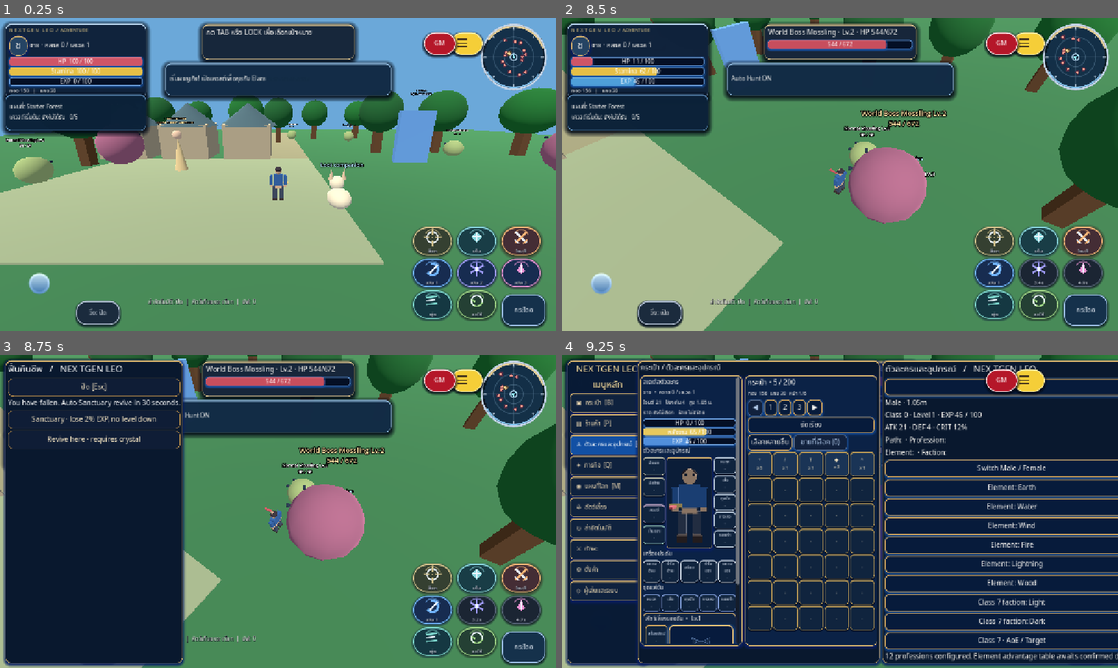
Above: before the commit, frames 1-4 (two rows, left to right).
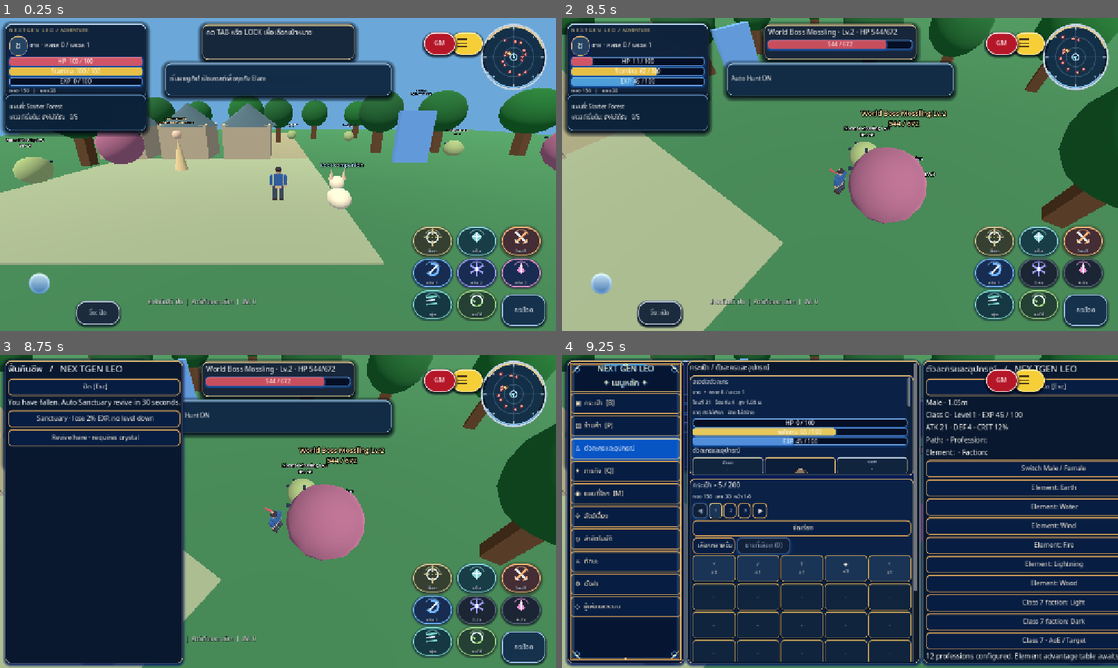
Above: after the commit, the same moments.

Repository: redfullmoon209-debug/NexTgenLeo
Game: Godot game, scene res://scenes/main.tscn
Same seed, same stepped clock (60 frames per second), same inputs: the game is played once before the commit and once after it.
Inputs (mouse positions are in pixels of both pictures, inside the frame that each line leads up to):
- Up to frame 1 (0.25 s): no input
- Up to frame 2 (8.5 s): click "กระโดด" at 0.5 s; tap Enter at 1.25 s; move the mouse to (962, 158) at 1.27 s; hold D 1.28-2 s; tap Tab at 1.35 s; click (962, 158) at 1.42 s; tap Space at 1.52, 4.52, 7.52 s; drag from (728, 190) to (812, 237) at 2.02 s; move the mouse to (895, 105) at 2.77 s; hold D 2.78-3.5 s; tap 1 at 2.85 s; click (895, 105) at 2.92 s; drag from (812, 237) to (673, 127) at 3.52 s; move the mouse to (1006, 221) at 4.27 s; hold A 4.28-5 s; tap 3 at 4.35 s; click (1006, 221) at 4.42 s; drag from (673, 127) to (756, 96) at 5.02 s; move the mouse to (867, 174) at 5.77 s; hold S 5.78-6.5 s; tap H at 5.85 s; click (867, 174) at 5.92 s; drag from (756, 96) to (728, 190) at 6.52 s; move the mouse to (962, 158) at 7.27 s; hold W 7.28-8 s; tap B at 7.35 s; click (962, 158) at 7.42 s; drag from (728, 190) to (812, 237) at 8.02 s
- Up to frame 3 (8.75 s): no input
- Up to frame 4 (9.25 s): move the mouse to (895, 442) at 8.77 s; hold S from 8.78 s (still down); tap C at 8.85 s; click (895, 442) at 8.92 s

Frames 1-2 are identical in both runs. In frame 3, 1.8% of the frame differs, in the area x 1-33%, y 7-30%; in frame 4, 34%, in the area x 1-100%, y 1-100%.

Commit message:
Widen left navigation and style active sapphire buttons, golden titles and native-resolution trim

Diff:
--- a/scripts/gameplay.gd
+++ b/scripts/gameplay.gd
@@ -395,13 +395,48 @@
 	var style := StyleBoxFlat.new()
 	style.bg_color = bg
 	style.border_color = border
-	style.set_border_width_all(1)
+	style.set_border_width_all(2)
+	style.border_width_top = 3
 	style.set_corner_radius_all(radius)
-	style.content_margin_left = 12
-	style.content_margin_right = 12
-	style.content_margin_top = 8
-	style.content_margin_bottom = 8
+	style.shadow_color = Color("#164B9970")
+	style.shadow_size = 5
+	style.shadow_offset = Vector2(0, 2)
+	style.content_margin_left = 10
+	style.content_margin_right = 10
+	style.content_margin_top = 6
+	style.content_margin_bottom = 6
 	return style
+
+func _royal_button_style(selected: bool, hover: bool = false) -> StyleBoxFlat:
+	var bg := Color("#0754C5") if selected else Color("#071D42")
+	if hover:
+		bg = Color("#116DDB") if selected else Color("#153E83")
+	var border := Color("#FFE3A0") if selected or hover else Color("#C89855")
+	var style := _style(bg, border, 9)
+	style.border_width_top = 3
+	style.shadow_color = Color("#167AFFA9") if selected else Color("#071B4170")
+	style.shadow_size = 9 if selected else 5
+	style.content_margin_left = 11
+	style.content_margin_right = 5
+	return style
+
+func _add_royal_trim(target: PanelContainer) -> void:
+	# Scalable ornamental corners stay sharp without requiring a bitmap UI.
+	var decoration := Control.new()
+	decoration.set_script(load("res://scripts/royal_ui_trim.gd"))
+	decoration.name = "SapphireGoldFrame"
+	decoration.mouse_filter = Control.MOUSE_FILTER_IGNORE
+	target.add_child(decoration)
+	decoration.set_anchors_and_offsets_preset(Control.PRESET_FULL_RECT)
+
+func _royal_heading(caption: String, font_size: int = 14) -> Label:
+	var heading := _label("✦  " + caption, font_size)
+	heading.add_theme_color_override("font_color", Color("#FFE3A1"))
+	heading.add_theme_color_override("font_shadow_color", Color("#06377F"))
+	heading.add_theme_constant_override("shadow_offset_x", 1)
+	heading.add_theme_constant_override("shadow_offset_y", 1)
+	heading.set_meta("leo_fantasy_skin", true)
+	return heading
 
 func _label(text: String, size := 16) -> Label:
 	var label := Label.new()
@@ -415,10 +450,16 @@
 	button.mouse_filter = Control.MOUSE_FILTER_STOP
 	button.text = text
 	button.custom_minimum_size = Vector2(74, 40)
-	button.add_theme_stylebox_override("normal", _style(Color("101d36f3"), Color("b48a49")))
-	button.add_theme_stylebox_override("hover", _style(Color("163b70"), Color("e7c478")))
-	button.add_theme_stylebox_override("pressed", _style(Color("174b91"), Color("ffde8a")))
-	button.add_theme_color_override("font_color", Color("f8e8c5"))
+	button.add_theme_stylebox_override("normal", _royal_button_style(false))
+	button.add_theme_stylebox_override("hover", _royal_button_style(false, true))
+	button.add_theme_stylebox_override("pressed", _royal_button_style(true))
+	button.add_theme_stylebox_override("disabled", _style(Color("#102039"), Color("#475D7D")))
+	button.add_theme_color_override("font_color", Color("#F8EDDA"))
+	button.add_theme_color_override("font_hover_color", Color("#FFFFFF"))
+	button.add_theme_color_override("font_pressed_color", Color("#FFFFFF"))
+	button.add_theme_color_override("font_disabled_color", Color("#899CB8"))
+	button.add_theme_font_size_override("font_size", 15)
+	button.set_meta("leo_fantasy_skin", true)
 	button.pressed.connect(callback)
 	(parent if parent != null else world.hud).add_child(button)
 	return button
@@ -458,7 +499,7 @@
 	player_dropdown.z_index = 91
 	player_dropdown.mouse_filter = Control.MOUSE_FILTER_STOP
 	player_dropdown.set_meta("leo_fantasy_skin", true)
-	player_dropdown.add_theme_stylebox_override("panel", _silver_panel_style(11, Color("081a34f8")))
+	player_dropdown.add_theme_stylebox_override("panel", _silver_panel_style(12, Color("#061632FD")))
 	world.hud.add_child(player_dropdown)
 	var scroll := ScrollContainer.new()
 	scroll.name = "DropdownScroll"
@@ -469,10 +510,20 @@
 	player_dropdown_column.size_flags_horizontal = Control.SIZE_EXPAND_FILL
 	player_dropdown_column.add_theme_constant_override("separation", 3)
 	scroll.add_child(player_dropdown_column)
-	var title := _label("NEX TGEN LEO\nเมนูหลัก", 17)
-	title.add_theme_color_override("font_color", Color("f6d991"))
+	var title := _label("NEXT GEN LEO\n✦ เมนูหลัก ✦", 19)
+	title.add_theme_color_override("font_color", Color("#FFE3A1"))
+	title.add_theme_color_override("font_shadow_color", Color("#2379D1"))
+	title.add_theme_constant_override("shadow_offset_x", 1)
+	title.add_theme_constant_override("shadow_offset_y", 1)
+	title.set_meta("leo_fantasy_skin", true)
 	title.horizontal_alignment = HORIZONTAL_ALIGNMENT_CENTER
 	player_dropdown_column.add_child(title)
+	var title_rule := ColorRect.new()
+	title_rule.name = "RoyalMenuHeadingDivider"
+	title_rule.color = Color("#DBB36C")
+	title_rule.custom_minimum_size = Vector2(0, 2)
+	title_rule.mouse_filter = Control.MOUSE_FILTER_IGNORE
+	player_dropdown_column.add_child(title_rule)
 	var specs := [
 		["Bag", "▣", "[B]"],
 		["Shop", "▤", "[P]"],
@@ -487,18 +538,23 @@
 	]
 	for spec in specs:
 		var menu_id: String = str(spec[0])
-		var title_text: String = "  %s  %s  %s" % [str(spec[1]), "ผู้เล่นและระบบ" if menu_id == "Connect" else _thai_panel_name(menu_id), str(spec[2])]
+		var title_text: String = "%s  %s%s" % [str(spec[1]), "ผู้เล่นและระบบ" if menu_id == "Connect" else _thai_panel_name(menu_id), ("  " + str(spec[2])) if menu_id != "Status" else ""]
+		# The longest title is shown in full. Keep the [C] shortcut as tooltip
+		# instead of truncating "ตัวละครและอุปกรณ์" on narrow screens.
 		var entry := _button(title_text, func(): _open_player_menu(menu_id), player_dropdown_column)
 		entry.name = "Menu_" + menu_id
-		entry.custom_minimum_size = Vector2(135, 45)
+		entry.custom_minimum_size = Vector2(230, 49)
 		entry.size_flags_horizontal = Control.SIZE_EXPAND_FILL
 		entry.alignment = HORIZONTAL_ALIGNMENT_LEFT
+		entry.clip_text = false
 		entry.set_meta("leo_fantasy_skin", true)
-		entry.add_theme_font_size_override("font_size", 14)
-		entry.add_theme_stylebox_override("normal", _silver_panel_style(7, Color("10223cef")))
-		entry.add_theme_stylebox_override("hover", _silver_panel_style(7, Color("19478aff")))
-		entry.add_theme_stylebox_override("pressed", _silver_panel_style(7, Color("2561b6ff")))
+		entry.add_theme_font_size_override("font_size", 15)
+		entry.add_theme_stylebox_override("normal", _royal_button_style(false))
+		entry.add_theme_stylebox_override("hover", _royal_button_style(false, true))
+		entry.add_theme_stylebox_override("pressed", _royal_button_style(true))
+		entry.tooltip_text = _thai_panel_name(menu_id) + ("  " + str(spec[2]) if str(spec[2]) != "" else "")
 		dropdown_entries[menu_id] = entry
+	_add_royal_trim(player_dropdown)
 	player_dropdown.hide()
 	menu_toggle_button = _button("", _toggle_player_dropdown)
 	menu_toggle_button.name = "PlayerMainMenuButton"
@@ -563,8 +619,8 @@
 		if not is_instance_valid(entry):
 			continue
 		var selected: bool = str(menu_id) == active_panel
-		entry.add_theme_stylebox_override("normal", _silver_panel_style(7, Color("1251a5fa") if selected else Color("10223cef")))
-		entry.add_theme_color_override("font_color", Color("ffffff") if selected else Color("f4dfb5"))
+		entry.add_theme_stylebox_override("normal", _royal_button_style(selected))
+		entry.add_theme_color_override("font_color", Color("#FFFFFF") if selected else Color("#FDE9C5"))
 
 func _open_player_menu(name: String) -> void:
 	if player_dropdown.visible and panel.visible and active_panel == name:
@@ -957,15 +1013,16 @@
 	if is_instance_valid(dropdown_backdrop):
 		dropdown_backdrop.position = Vector2.ZERO
 		dropdown_backdrop.size = size
+	var sidebar_width: float = minf(268.0, maxf(200.0, size.x * 0.235))
 	if is_instance_valid(player_dropdown):
 		player_dropdown.scale = Vector2.ONE * visual_scale if portrait else Vector2.ONE
 		if portrait:
 			var max_local_width := bounds.size.x / visual_scale
 			var max_local_height := bounds.size.y / visual_scale
-			player_dropdown.size = Vector2(minf(240.0, max_local_width), minf(475.0, max_local_height - 225.0))
+			player_dropdown.size = Vector2(minf(285.0, max_local_width), minf(570.0, max_local_height - 225.0))
 			player_dropdown.position = Vector2(bounds.end.x - player_dropdown.size.x * visual_scale, menu_top + 58.0 * visual_scale)
 		else:
-			player_dropdown.size = Vector2(154.0, maxf(160.0, size.y - 24.0))
+			player_dropdown.size = Vector2(sidebar_width, maxf(160.0, size.y - 24.0))
 			player_dropdown.position = Vector2(12.0, 12.0)
 	if not _workspace_has_bag_dock():
 		bag_dock_panel.hide()
@@ -981,17 +1038,17 @@
 	else:
 		# Fixed desktop workspace: left navigation, unchanged 19-slot bag
 		# and optional selected-system pane, leaving game scenery at right.
-		var content_x: float = 174.0
+		var content_x: float = 20.0 + sidebar_width
 		var content_height: float = maxf(160.0, size.y - 24.0)
 		if active_panel == "Bag":
 			panel.position = Vector2(content_x, 12.0)
 			panel.size = Vector2(minf(555.0, maxf(260.0, size.x - content_x - 24.0)), content_height)
 		elif _workspace_has_bag_dock():
-			var dock_width: float = minf(555.0, maxf(535.0, size.x - content_x - 350.0))
+			var dock_width: float = minf(535.0, maxf(515.0, size.x - content_x - 340.0))
 			bag_dock_panel.position = Vector2(content_x, 12.0)
 			bag_dock_panel.size = Vector2(dock_width, content_height)
 			panel.position = Vector2(content_x + dock_width + 8.0, 12.0)
-			panel.size = Vector2(minf(285.0, maxf(200.0, size.x - panel.position.x - 170.0)), content_height)
+			panel.size = Vector2(minf(285.0, maxf(200.0, size.x - panel.position.x - 165.0)), content_height)
 		else:
 			panel.position = Vector2(content_x, 12.0)
 			panel.size = Vector2(minf(540.0, maxf(230.0, size.x - content_x - 24.0)), content_height)
